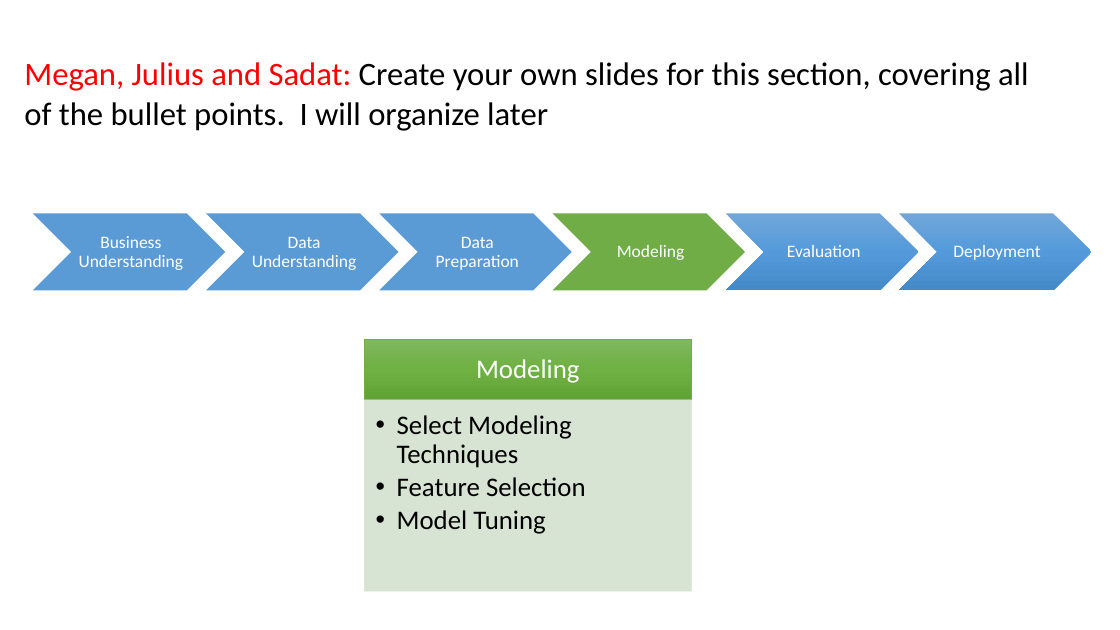
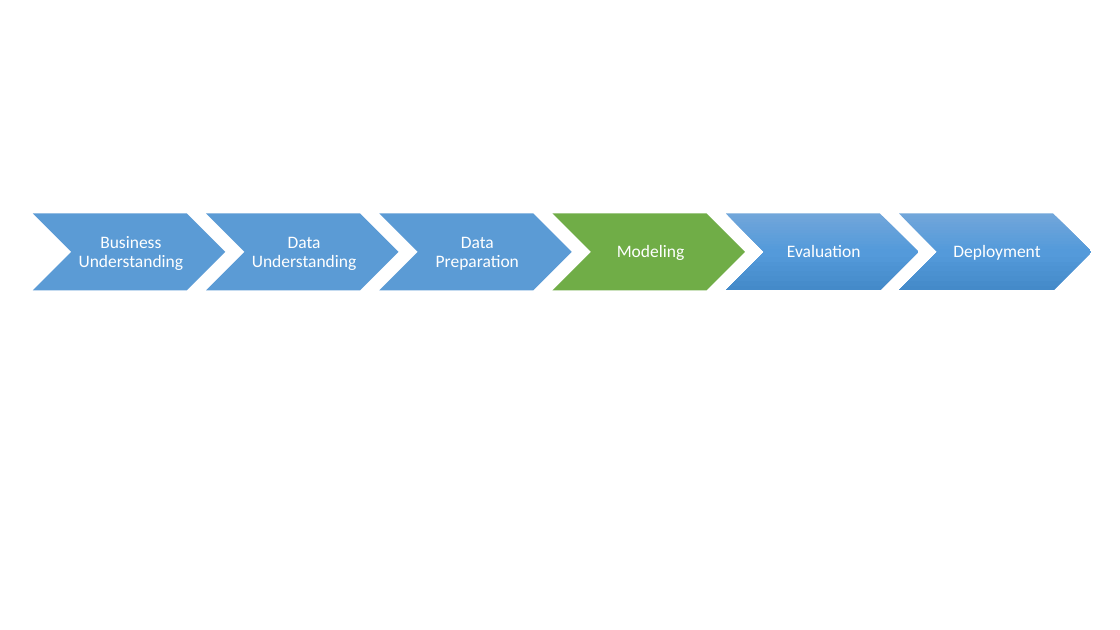
Before and after one commit to mGalarnyk/Machine_Learning_Froyo, a slide deck: slide 25 of Current_Powerpoint/Froyo_v2.pptx. Drawn at 1120x630 pixels with LibreOffice and Linux fonts; fonts in the diff are those of the drawing. Boxes give left, top, right and bottom in pixels: in the first picture for what was removed or moved away, otherwise in the second. Text is boxed around its words. In the diff, an @@ line names an element or a change of style, - is before the commit and + after.

```diff
--- a/Current_Powerpoint/Froyo_v2.pptx
+++ b/Current_Powerpoint/Froyo_v2.pptx
@@ text removed at (x1=24, y1=62, x2=1029, y2=131) @@
-Megan, Julius and Sadat: Create your own slides for this section, covering all of the bullet points. I will organize later
@@ group removed at (x1=365, y1=339, x2=691, y2=592): 2 rectangles, 2 texts @@
-Modeling
-  •• Select Modeling Techniques
-  •• Feature Selection
-  •• Model Tuning
```
Also in this commit, not shown: 11 other slides changed, 1 slide added, 2 slides removed.
